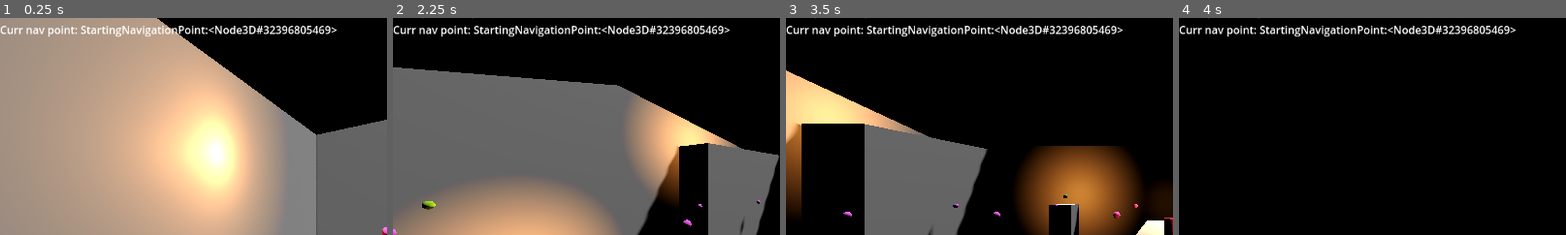
Above: before the commit, frames 1-4 (left to right).
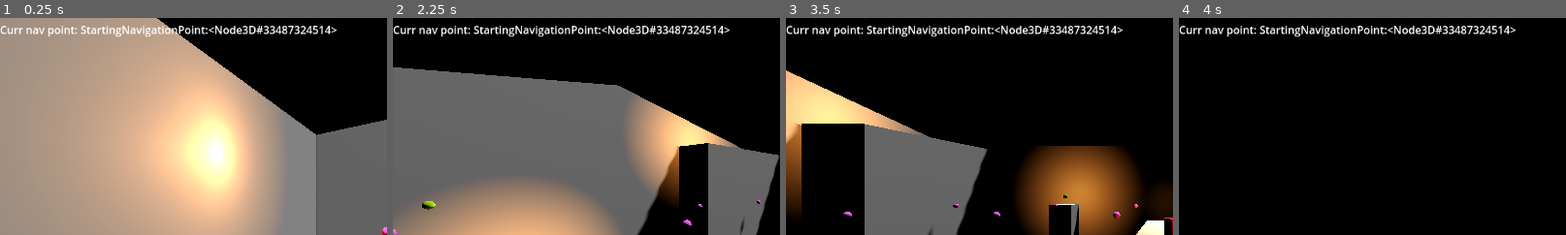
Above: after the commit, the same moments.

Repository: DeepRestGames/shadow-and-alchemy
Game: Godot game, scene res://Scenes/MainScene_Prototype01.tscn
Two runs of this game, one before a commit and one after it. Both use one fixed random seed, a clock stepped at 60 frames per second and the inputs below.
Inputs (mouse positions are % of the whole screen's width and height, from its top left):
- Up to frame 1 (0.25 s): no input
- Up to frame 2 (2.25 s): click (3, 93) at 0.5 s; click (97, 93) at 1.25 s; tap Enter at 2 s; move the mouse to (72, 45) at 2.02 s; hold D (turn_right) from 2.03 s (still down); click (72, 45) at 2.1 s
- Up to frame 3 (3.5 s): tap Space at 2.75 s; move the mouse to (30, 55) at 2.77 s; release D (turn_right) at 2.78 s; hold S (move_backward) from 2.78 s (still down); click (30, 55) at 2.85 s
- Up to frame 4 (4 s): tap Enter at 3.5 s; move the mouse to (60, 28) at 3.52 s; release S (move_backward) at 3.53 s; hold D (turn_right) from 3.53 s (still down); click (60, 28) at 3.6 s
The pictures show only the part of the screen within x 0-50%, y 11-61%; the shares and areas given below are measured in that part.

The runs differ from the first frame. In frame 1, 0.4% of the frame differs, in the area x 69-86%, y 3-8%; in frame 2, 0.4%; in frame 3, 0.4%; in frame 4, 0.4%.

Commit message:
Normalise sound + remove bad sample
- The volume of all footsteps has been normalised to avoid extreme dynamic variability.
- A footstep sample with a lot of background noise has been removed from the pool.
- `MainScene_Prototype01.tscn` had to be edited manually to make up for the removed file.
- `MainScene_Prototype01.gd`: added more footstep sounds + minor refactoring.

Diff:
--- a/Scenes/MainScene_Prototype01.tscn
+++ b/Scenes/MainScene_Prototype01.tscn
@@ -9,7 +9,7 @@
 [ext_resource type="Resource" uid="uid://cuiafakro6su" path="res://Resources/InventoryItems/SaltBottle.tres" id="5_mtnx1"]
 [ext_resource type="PackedScene" uid="uid://cmp4gbdjt2xhj" path="res://Scenes/InteractionSystem/ItemDropArea.tscn" id="8_om380"]
 [ext_resource type="AudioStream" uid="uid://dmc2g4o60oago" path="res://Assets/Audio/Music/soundtrack_suspence.mp3" id="9_8do2x"]
-[ext_resource type="AudioStream" uid="uid://c0awp7t5jqrmf" path="res://Assets/Audio/Sound/footsteps_wood_single_1.mp3" id="10_c270w"]
+[ext_resource type="AudioStream" uid="uid://t622sra4diub" path="res://Assets/Audio/Sound/footsteps_wood_single_2.mp3" id="10_c270w"]
 
 [sub_resource type="ProceduralSkyMaterial" id="ProceduralSkyMaterial_vmfb6"]
 sky_top_color = Color(0, 0, 0, 1)
--- a/Scripts/MainScene_Prototype01.gd
+++ b/Scripts/MainScene_Prototype01.gd
@@ -1,30 +1,41 @@
 extends Node3D
 
-var footstep_sounds = [preload("res://Assets/Audio/Sound/footsteps_wood_single_1.mp3"), preload("res://Assets/Audio/Sound/footsteps_wood_single_2.mp3"), preload("res://Assets/Audio/Sound/footsteps_wood_single_3.mp3")]
+# Preload sounds to randomise them later
+const footstep_sounds = [
+	preload("res://Assets/Audio/Sound/footsteps_wood_single_2.mp3"),
+	preload("res://Assets/Audio/Sound/footsteps_wood_single_3.mp3"),
+	preload("res://Assets/Audio/Sound/footsteps_wood_single_4.mp3"),
+	preload("res://Assets/Audio/Sound/footsteps_cellar_single_1.mp3"),
+	preload("res://Assets/Audio/Sound/footsteps_cellar_single_2.mp3"),
+	preload("res://Assets/Audio/Sound/footsteps_cellar_single_3.mp3"),
+	preload("res://Assets/Audio/Sound/footsteps_cellar_single_4.mp3"),
+	preload("res://Assets/Audio/Sound/footsteps_cellar_single_5.mp3"),
+]
 
 # Called when the node enters the scene tree for the first time.
 func _ready():
-	# Prepare creepy background music stream
+	# Prepare audio
 	var audio_stream = $BackgroundMusic.stream as AudioStreamMP3
+	var player = get_node("Player")
+
 	audio_stream.loop = true
 	audio_stream.loop_offset = 21.372
 
-	# Start creepy background music stream when player emits `startBackgroundMusic` signal
-	var player = get_node("Player")
 	player.connect("startBackgroundMusic", play_backgroundMusic)
+	player.connect("playerMoved", play_footstep)
 
-	# Load multiple footsteps to be called randomly when player walks
-	player.connect("playerMoved", play_footstep)
 
 func play_backgroundMusic():
 	if not $BackgroundMusic.is_playing():
 		$BackgroundMusic.play()
+
 
 func play_footstep():
 	var random_footstep = footstep_sounds[randi() % footstep_sounds.size()]
 	$Footsteps.stream = random_footstep
 	$Footsteps.play()
 
+
 # Called every frame. 'delta' is the elapsed time since the previous frame.
 func _process(delta):
 	pass
Not shown, removed: Assets/Audio/Sound/footsteps_wood_single_1.mp3.import
Not shown, changed: Assets/Audio/Sound/footsteps_cellar_four.mp3
Not shown, changed: Assets/Audio/Sound/footsteps_cellar_single_1.mp3
Not shown, changed: Assets/Audio/Sound/footsteps_cellar_single_2.mp3
Not shown, changed: Assets/Audio/Sound/footsteps_cellar_single_3.mp3
Not shown, changed: Assets/Audio/Sound/footsteps_cellar_single_4.mp3
Not shown, changed: Assets/Audio/Sound/footsteps_cellar_single_5.mp3
Not shown, changed: Assets/Audio/Sound/footsteps_wood_double_1.mp3
Not shown, changed: Assets/Audio/Sound/footsteps_wood_double_2.mp3
Not shown, changed: Assets/Audio/Sound/footsteps_wood_double_3.mp3
Not shown, removed: Assets/Audio/Sound/footsteps_wood_single_1.mp3
Not shown, changed: Assets/Audio/Sound/footsteps_wood_single_2.mp3
(and 2 more such lines)
